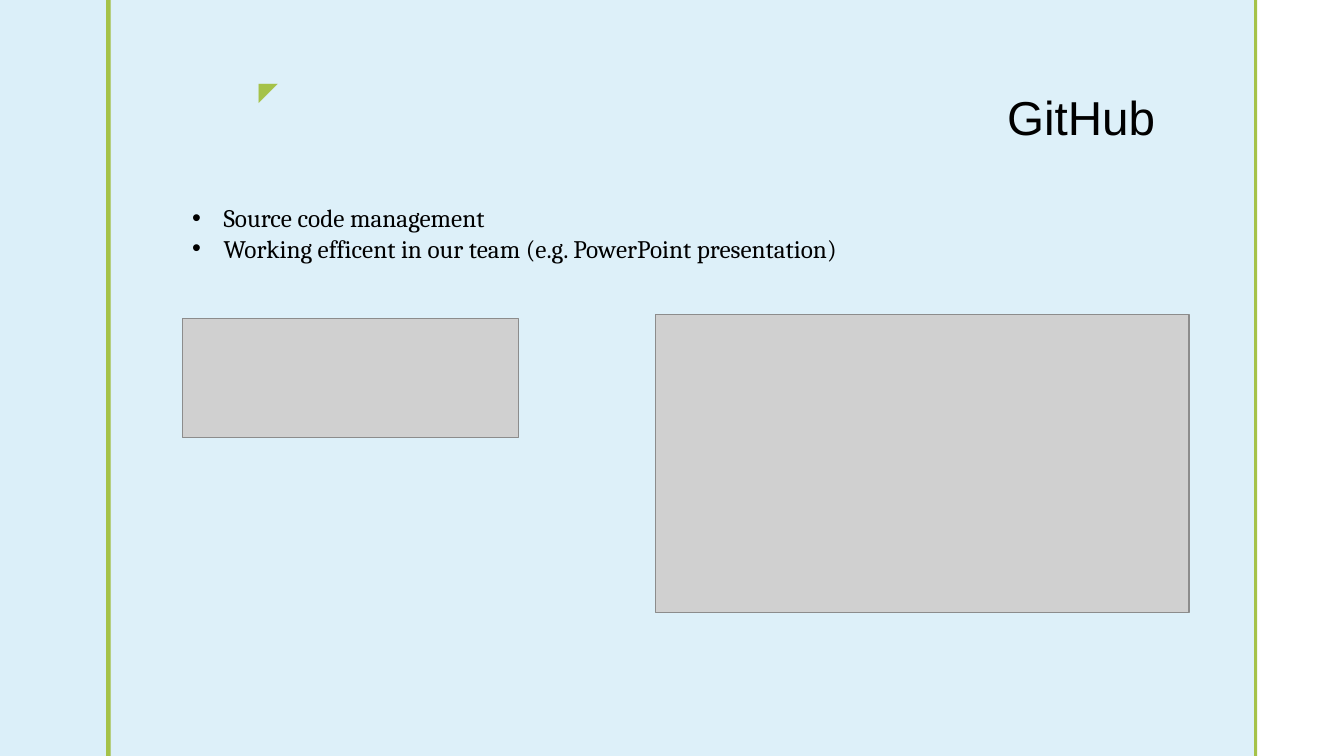
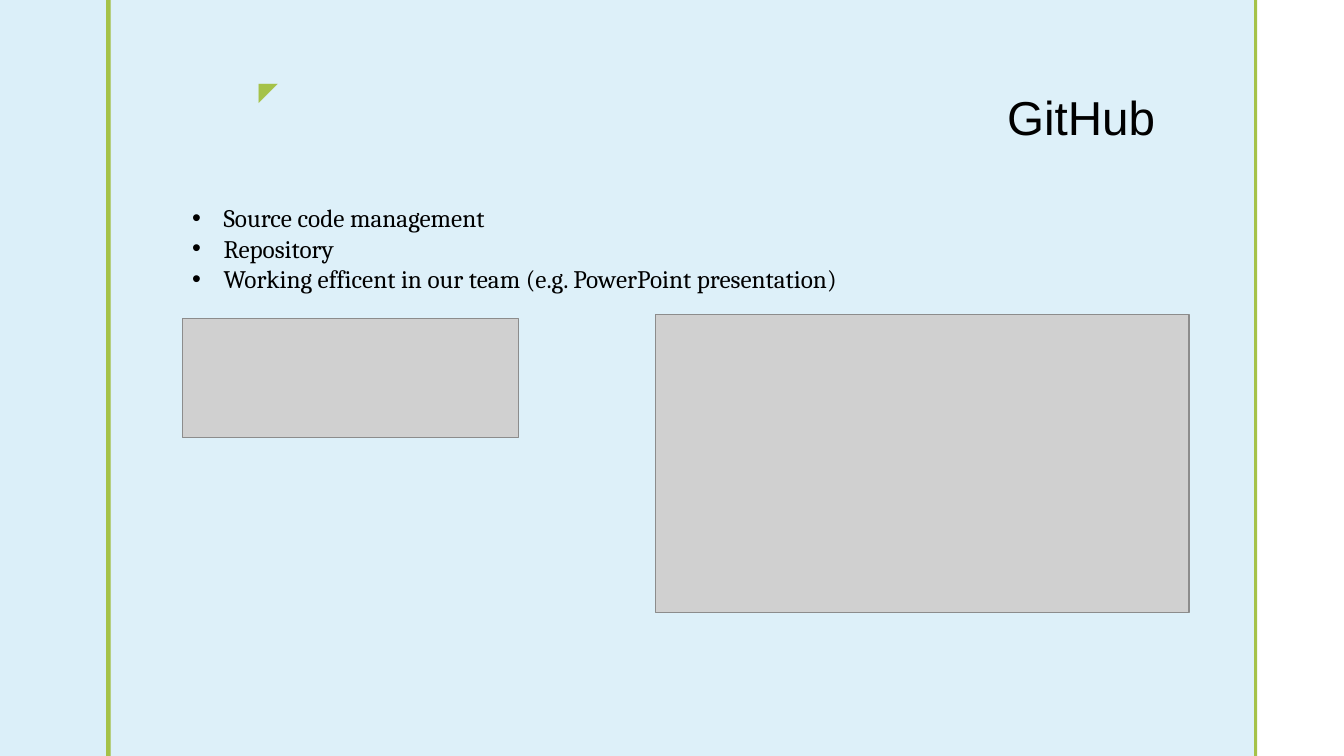
Before and after one commit to turoprophet/DAWA_DWH, a slide deck: slide 8 of DAWA.pptx. Drawn at 1344x756 pixels with LibreOffice and Linux fonts; fonts in the diff are those of the drawing; grey boxes stand for pictures; background and template pictures are left out. Boxes give left, top, right and bottom in pixels: in the first picture for what was removed or moved away, otherwise in the second. Text is boxed around its words. In the diff, an @@ line names an element or a change of style, - is before the commit and + after.

```diff
--- a/DAWA.pptx
+++ b/DAWA.pptx
@@ text at bbox=[224, 241, 334, 264]: paragraph added @@
+• Repository
```
